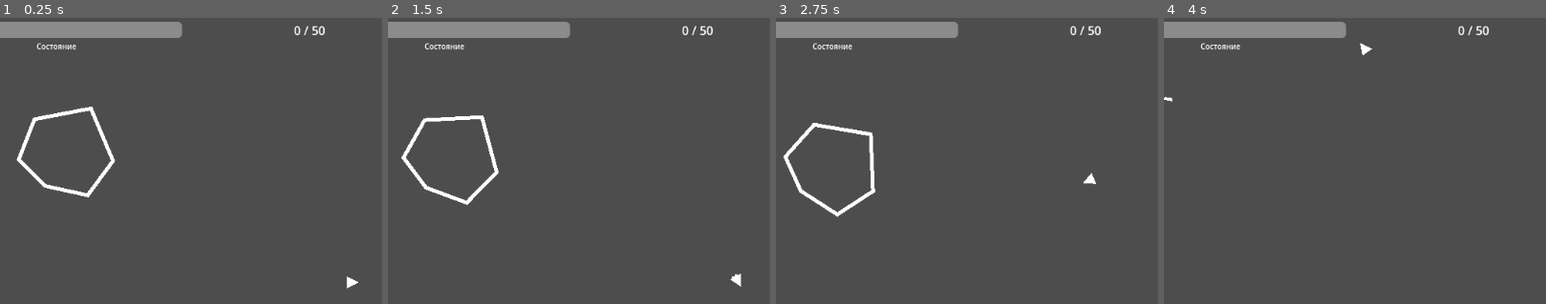
Above: before the commit, frames 1-4 (left to right).
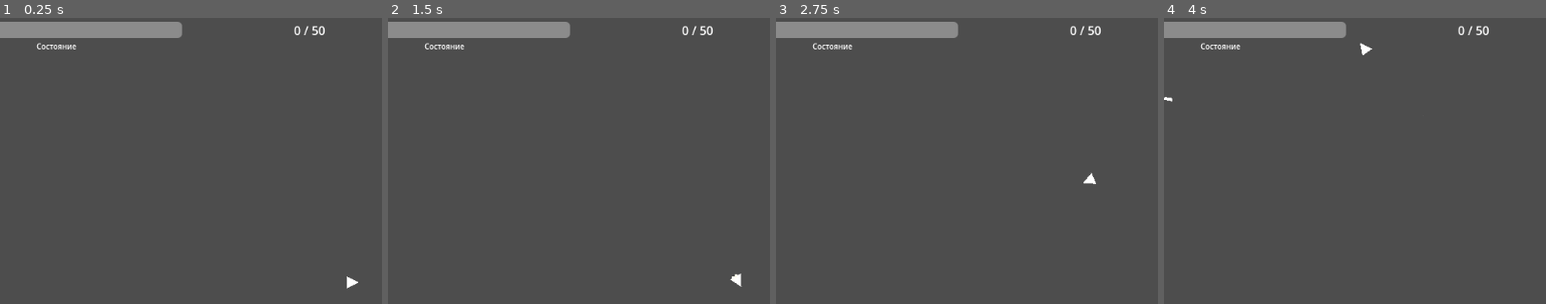
Above: after the commit, the same moments.

Repository: SerJolion/Asteroids
Game: Godot game, scene res://Scenes/main_scene.tscn
Two runs of this game, one before a commit and one after it. Both use one fixed random seed, a clock stepped at 60 frames per second and the inputs below. The project has no main scene, so this scene is started directly. Sound files missing from this copy of the repository are replaced by a short silence.
Inputs:
- Up to frame 1 (0.25 s): no input
- Up to frame 2 (1.5 s): tap Enter (ui_accept) at 0.5, 0.77 s; hold Right (ui_right) 0.53-1.28 s; hold Down (ui_down) from 1.28 s (still down)
- Up to frame 3 (2.75 s): tap Enter (ui_accept) at 1.52 s; release Down (ui_down) at 2.03 s; hold Right (ui_right) from 2.03 s (still down)
- Up to frame 4 (4 s): release Right (ui_right) at 2.78 s; hold Up (ui_up) 2.78-3.53 s; tap Enter (ui_accept) at 3.02, 3.77 s; hold Left (ui_left) from 3.53 s (still down)
The pictures show only the part of the screen within x 9-59%, y 0-50%; the shares and areas given below are measured in that part.

The runs differ from the first frame. In frame 1, 1.1% of the frame differs, in the area x 4-31%, y 31-63%; in frame 2, 1.1%; in frame 3, 1.1%; in frame 4, nothing differs.

Commit message:
Добавил возможность проигрывать звуки в мире
Добавил взможность проигрывать звуки в мире и использовал ее для проигрывание звука уничтожения астероида

Diff:
--- a/Scenes/main_scene.tscn
+++ b/Scenes/main_scene.tscn
@@ -2,7 +2,7 @@
 
 [ext_resource type="Script" path="res://Scripts/WorldLogic.gd" id="1_iph1a"]
 [ext_resource type="Script" path="res://Scripts/GameLogic.gd" id="1_j73ng"]
-[ext_resource type="PackedScene" uid="uid://dl81odprhwp4t" path="res://Objects/AsteroidLarge.tscn" id="2_nbj44"]
+[ext_resource type="AudioStream" uid="uid://cwwa5pph84742" path="res://Sound/TestAmbient.mp3" id="4_lo31j"]
 [ext_resource type="PackedScene" uid="uid://d4mhe8clsfr08" path="res://Objects/Interfaces/UserInterfase.tscn" id="4_qcs80"]
 
 [sub_resource type="Curve2D" id="Curve2D_n0bfm"]
@@ -18,6 +18,7 @@
 
 [node name="AteroidSpawnTimer" type="Timer" parent="."]
 process_mode = 1
+wait_time = 3.0
 autostart = true
 
 [node name="World" type="Node2D" parent="."]
@@ -34,22 +35,14 @@
 position = Vector2(1136, 848)
 rotation = 3.13428
 
-[node name="AsteroidLarge" parent="World" instance=ExtResource("2_nbj44")]
-position = Vector2(191, 176)
-
-[node name="AsteroidLarge2" parent="World" instance=ExtResource("2_nbj44")]
-position = Vector2(566, 175)
-
-[node name="AsteroidLarge3" parent="World" instance=ExtResource("2_nbj44")]
-position = Vector2(831, 422)
-
-[node name="RayCast2D" type="RayCast2D" parent="World"]
-position = Vector2(-93, -78)
-target_position = Vector2(0, 100)
-
 [node name="InterfaceLayer" type="CanvasLayer" parent="."]
 process_mode = 3
 
 [node name="UserInterfase" parent="InterfaceLayer" instance=ExtResource("4_qcs80")]
 
+[node name="AmbientSoundPlayer" type="AudioStreamPlayer" parent="."]
+stream = ExtResource("4_lo31j")
+autoplay = true
+bus = &"Music"
+
 [connection signal="timeout" from="AteroidSpawnTimer" to="." method="_on_ateroid_spawn_timer_timeout"]
--- a/Scripts/GameLogic.gd
+++ b/Scripts/GameLogic.gd
@@ -5,6 +5,7 @@
 @onready var World:Node2D = $World
 @onready var UserInterface:Control = $InterfaceLayer/UserInterfase
 @onready var AsteroidSpawnTimer:Timer = $AteroidSpawnTimer
+@onready var AmbientSoundPlayer:AudioStreamPlayer = $AmbientSoundPlayer
 
 var CurrentScore:int = 0: set = SetScore
 
--- a/Scripts/Objects/AsteroidLogic.gd
+++ b/Scripts/Objects/AsteroidLogic.gd
@@ -1,6 +1,7 @@
 extends RigidBody2D
 
 @onready var AsteroidMediumScene:PackedScene = load("res://Objects/AsteroidMedium.tscn")
+@onready var DestroySound:AudioStreamMP3 = load("res://Sound/AsteroidDestroy.mp3")
 @onready var DestroyParticlesMaterial:ParticleProcessMaterial = load('res://Materials/Particles/AsteroidDestroy.material')
 
 @export var Speed:float = 200.0
@@ -47,5 +48,6 @@
 			var Position:Vector2 = position + Vector2(randi_range(-SpawnPositionOffset,SpawnPositionOffset), randi_range(-SpawnPositionOffset,SpawnPositionOffset))
 			NewSpawnObject.translate(Position)
 	get_parent().AddParticlesObject(30, true, 0.5, true, DestroyParticlesMaterial, position)
+	get_parent().AddSoundObject('res://Sound/AsteroidDestroy.mp3', position)
 	get_parent().ObjectDestroed(10)
-	call_deferred('queue_free')
+	queue_free()
--- a/Scripts/WorldLogic.gd
+++ b/Scripts/WorldLogic.gd
@@ -61,6 +61,13 @@
 	Particles.process_material = ParticleMaterial
 	Add2DObject(Particles, Position)
 
+func AddSoundObject(SoundPath:String, Position:Vector2):
+	var SoundObject:AudioStreamPlayer2D = AudioStreamPlayer2D.new()
+	SoundObject.finished.connect(SoundObject.queue_free)
+	SoundObject.stream = load(SoundPath)
+	SoundObject.autoplay = true
+	Add2DObject(SoundObject, Position)
+
 func Add2DObject(Obj:Node2D, Position:Vector2 = Vector2.ZERO)->void:
 	add_child(Obj)
 	Obj.translate(Position)
--- /dev/null
+++ b/default_bus_layout.tres
@@ -0,0 +1,10 @@
+[gd_resource type="AudioBusLayout" format=3 uid="uid://clk38fhjc77a7"]
+
+[resource]
+bus/0/volume_db = 1.58933
+bus/1/name = &"Music"
+bus/1/solo = false
+bus/1/mute = false
+bus/1/bypass_fx = false
+bus/1/volume_db = -13.8765
+bus/1/send = &"Master"
Not shown, added: Sound/AsteroidDestroy.mp3.import
Not shown, added: Sound/TestAmbient.mp3.import
Not shown, added: Sound/AsteroidDestroy.mp3
Not shown, added: Sound/TestAmbient.mp3
